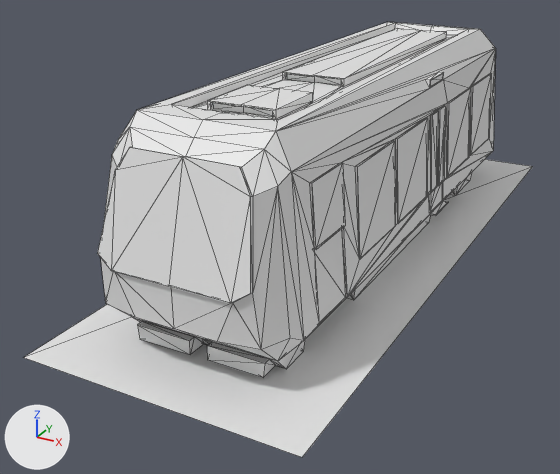
The glTF model web/public/models/train.glb as it was, and as the next commit left it.
Before and after are seen from a 50 mm lens placed at (3.57, -7.88, 3.89), pointed at (-0.51, -0.45, 0.18). Arrows for +X, +Y and +Z are at lower left; the lights stay in place. Mesh edges are drawn as thin lines.

Names of what the first picture shows: 'Entity', 'Plane'.
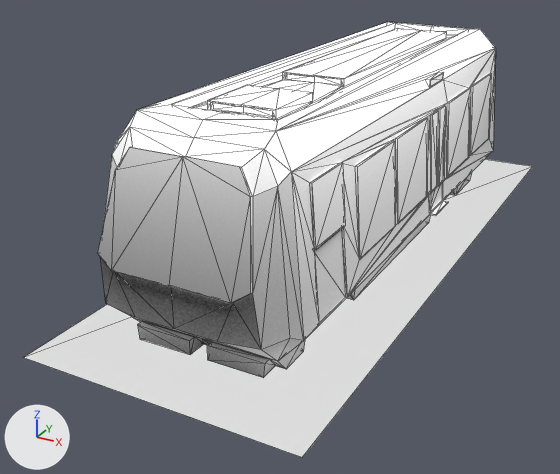
The change, as a list of edits to the scene's bpy script:
```text
Add img_train:
    img_train = load_image('train', '_unpacked/train', 1024, 1024, 'sRGB')
Add mat_material:
    mat_material = bpy.data.materials.new('Material')
    # uses the picture img_train
Change me_train_cube_001:
    where me_train_cube_001.from_pydata(...)  # 358 vertices, 712 faces; spans x -1.06..1.06, y -3.3..3.72, z 0.0..2.2
    add me_train_cube_001.materials.append(mat_material)
```

Location of each change, [x1, y1, x2, y2] in pixels of the pictures (560 x 474 px):
'Entity', recoloured (grey to white)
    both: [97, 22, 496, 378]
